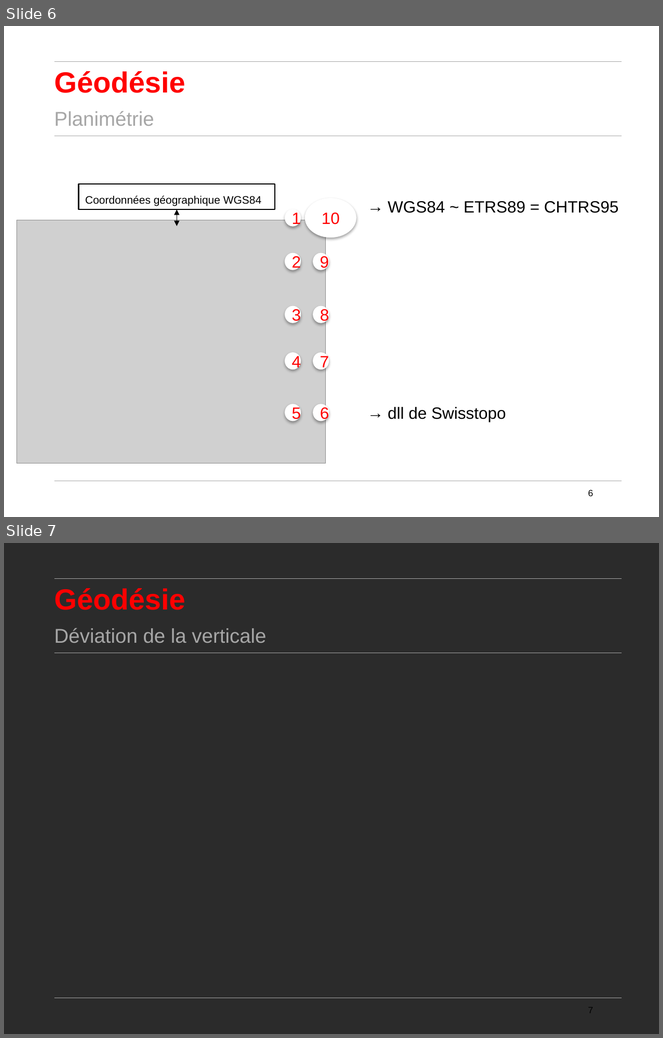
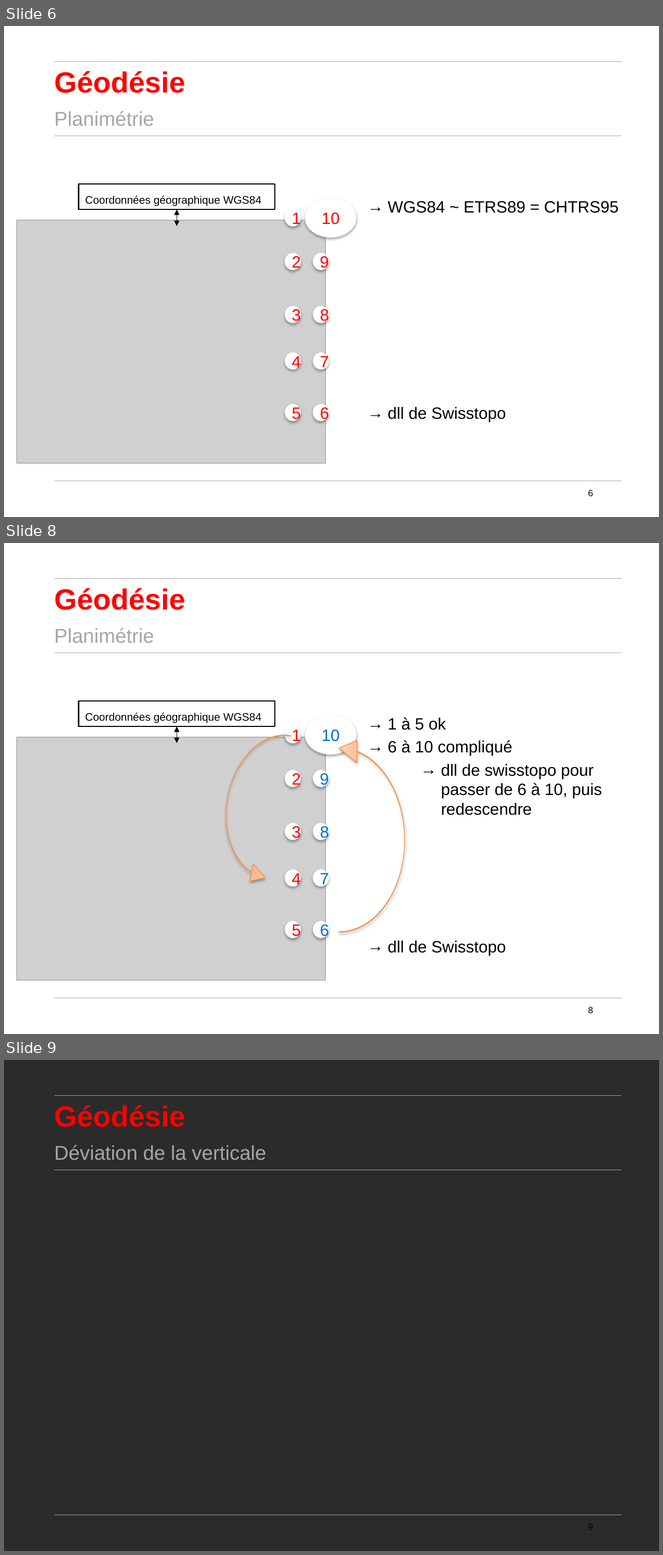
Before and after one commit to Pepiito/ProjetDev, a slide deck: docs/Presentation_DellaCasa_Bobillier.pptx. Shown one above the other, each under a label of ours: slides 6 and 7 before the commit, slides 6, 8 and 9 after it; the slides between them are not shown. The pictures are 663x1038 and 663x1555 pixels, drawn with LibreOffice and Linux fonts; fonts in the diff are those of the drawing; grey boxes stand for pictures; background and template pictures are left out; a plain dark background stands for a picture behind light text. Boxes give left, top, right and bottom in pixels: in the first picture for what was removed or moved away, otherwise in the second. Text is boxed around its words. In the diff, an @@ line names an element or a change of style, - is before the commit and + after.

```diff
--- a/docs/Presentation_DellaCasa_Bobillier.pptx
+++ b/docs/Presentation_DellaCasa_Bobillier.pptx
@@ slide 8 added at [4,543,659,1034], background #FFFFFF; not listed: 3 template elements that a slide beside it also shows @@
@@ text added at [54,588,185,610], 32 pt, text #FF0000, bold @@
+Géodésie
@@ text added at [54,628,154,643], 22 pt, text #A6A6A6 @@
+Planimétrie
@@ rectangle added at [79,701,274,727], outline #000000 1.5 pt, 12 pt, text #000000 @@
+Coordonnées géographique WGS84
@@ double arrow added from (177, 727) to (177, 744), #000000 0.75 pt @@
@@ curved up arrow added at [214,727,291,886], fill gradient #FF953E to #FFD2BD, outline #F69240 0.75 pt @@
@@ ellipse added at [285,727,301,743], fill #FFFFFF, outline #FFFFFF 0.75 pt, 18 pt, text #FF0000 @@
+1
@@ ellipse added at [306,715,357,754], fill #FFFFFF, outline #FFFFFF 0.75 pt, 18 pt, text #0070C0 @@
+10
@@ text added at [388,717,603,956], 18 pt, text #000000 @@
+→ 1 à 5 ok
+→ 6 à 10 compliqué
+  → dll de swisstopo pour passer de 6 à 10, puis redescendre
+→ dll de Swisstopo
@@ picture added at [17,737,326,980] @@
@@ curved up arrow added at [339,737,405,932], fill gradient #FF953E to #FFD2BD, outline #F69240 0.75 pt @@
@@ ellipse added at [285,770,301,787], fill #FFFFFF, outline #FFFFFF 0.75 pt, 18 pt, text #FF0000 @@
+2
@@ ellipse added at [313,770,329,787], fill #FFFFFF, outline #FFFFFF 0.75 pt, 18 pt, text #0070C0 @@
+9
@@ ellipse added at [285,823,301,840], fill #FFFFFF, outline #FFFFFF 0.75 pt, 18 pt, text #FF0000 @@
+3
@@ ellipse added at [313,823,329,840], fill #FFFFFF, outline #FFFFFF 0.75 pt, 18 pt, text #0070C0 @@
+8
@@ ellipse added at [285,870,301,886], fill #FFFFFF, outline #FFFFFF 0.75 pt, 18 pt, text #FF0000 @@
+4
@@ ellipse added at [313,870,329,886], fill #FFFFFF, outline #FFFFFF 0.75 pt, 18 pt, text #0070C0 @@
+7
@@ ellipse added at [285,922,301,938], fill #FFFFFF, outline #FFFFFF 0.75 pt, 18 pt, text #FF0000 @@
+5
@@ ellipse added at [313,922,329,938], fill #FFFFFF, outline #FFFFFF 0.75 pt, 18 pt, text #0070C0 @@
+6
@@ page number added at [588,1007,594,1014], 10 pt, text #000000 @@
+8
@@ what was slide 7 is now slide 9 @@
@@ page number at [588,1524,594,1531]: text changed @@
-7
+9
```
Also in this commit, not shown: 1 other slide added.
